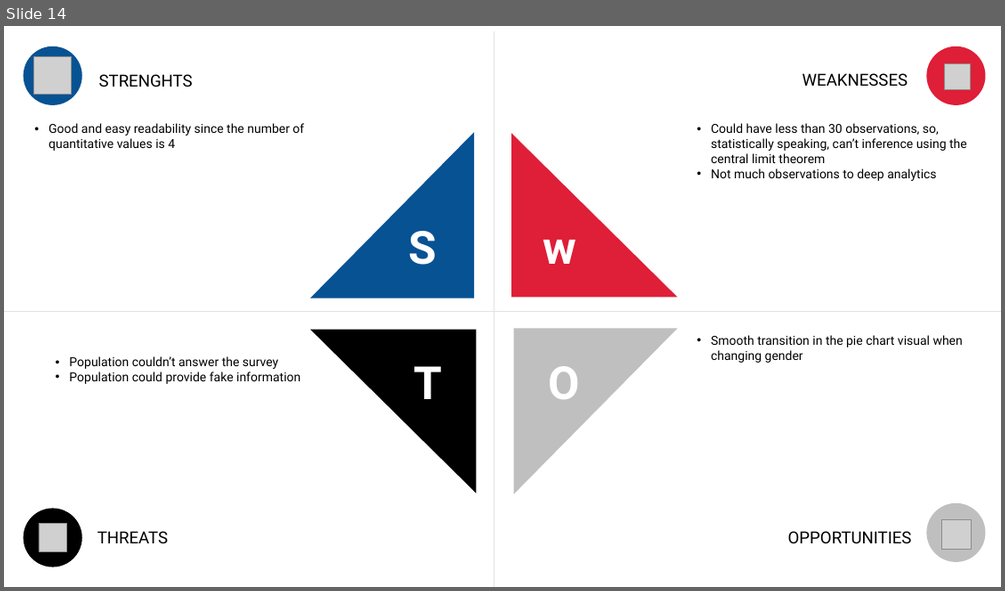
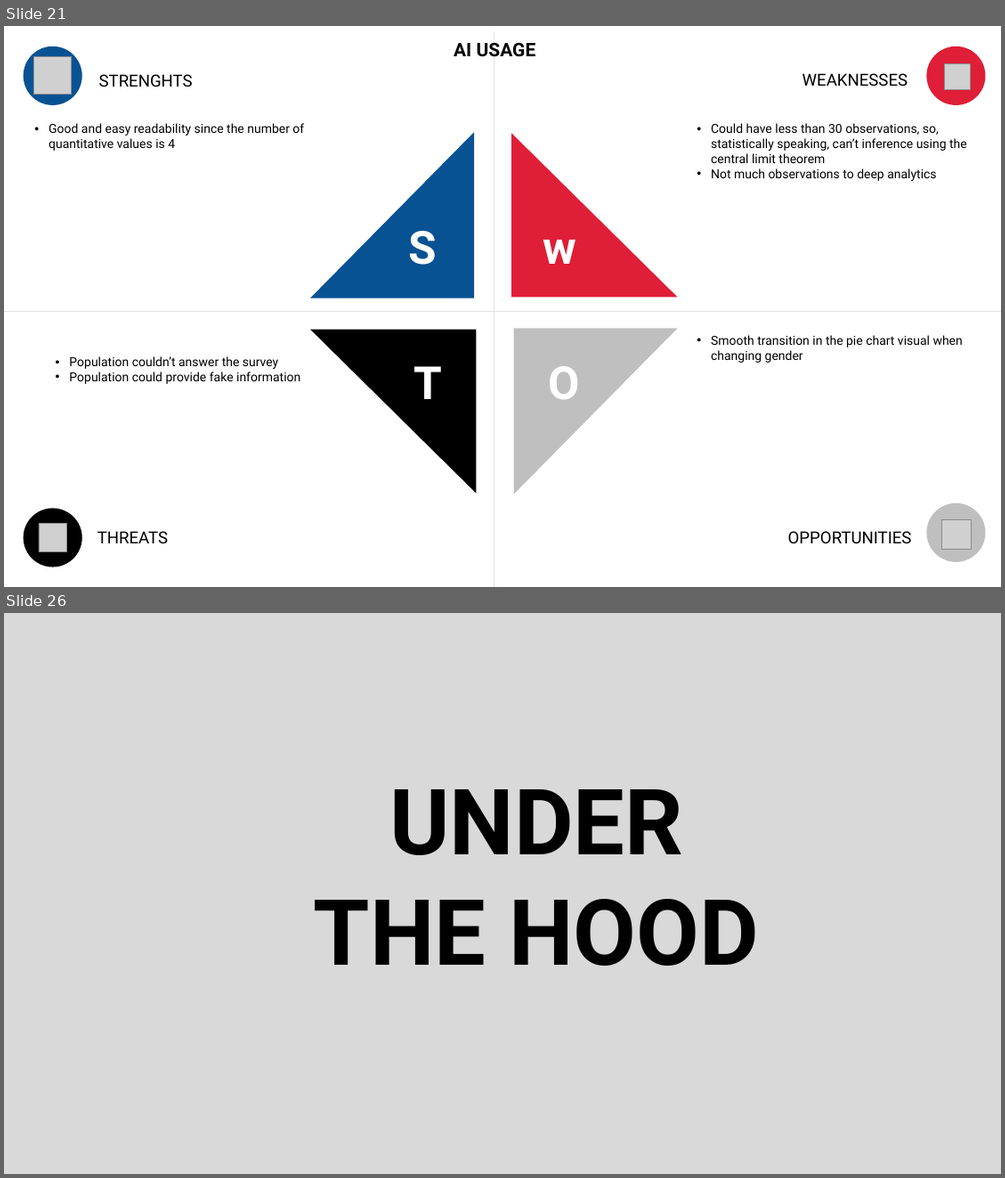
Before and after one commit to bbucalonserra/data-visualization-tool-js, a slide deck: layout-draft.pptx. Shown one above the other, each under a label of ours: slide 14 before the commit, slides 21 and 26 after it; the slides between them are not shown. The pictures are 1005x591 and 1005x1178 pixels, drawn with LibreOffice and Linux fonts; fonts in the diff are those of the drawing; grey boxes stand for pictures. Boxes give left, top, right and bottom in pixels: in the first picture for what was removed or moved away, otherwise in the second. Text is boxed around its words. In the diff, an @@ line names an element or a change of style, - is before the commit and + after.

```diff
--- a/layout-draft.pptx
+++ b/layout-draft.pptx
@@ slide 26 added at [4,613,1001,1174], background #FFFFFF @@
@@ rectangle added at [4,613,1001,1174], fill #D9D9D9 @@
@@ text added at [314,789,759,965], 88 pt, text #000000, bold @@
+UNDER THE HOOD
@@ what was slide 14 is now slide 21 @@
@@ slide 21 changed as well @@
@@ text added at [453,42,536,57], 18 pt, text #000000, bold @@
+AI USAGE
```
Also in this commit, not shown: 9 other slides changed, 15 other slides added, 10 slides removed, 4 other files.
